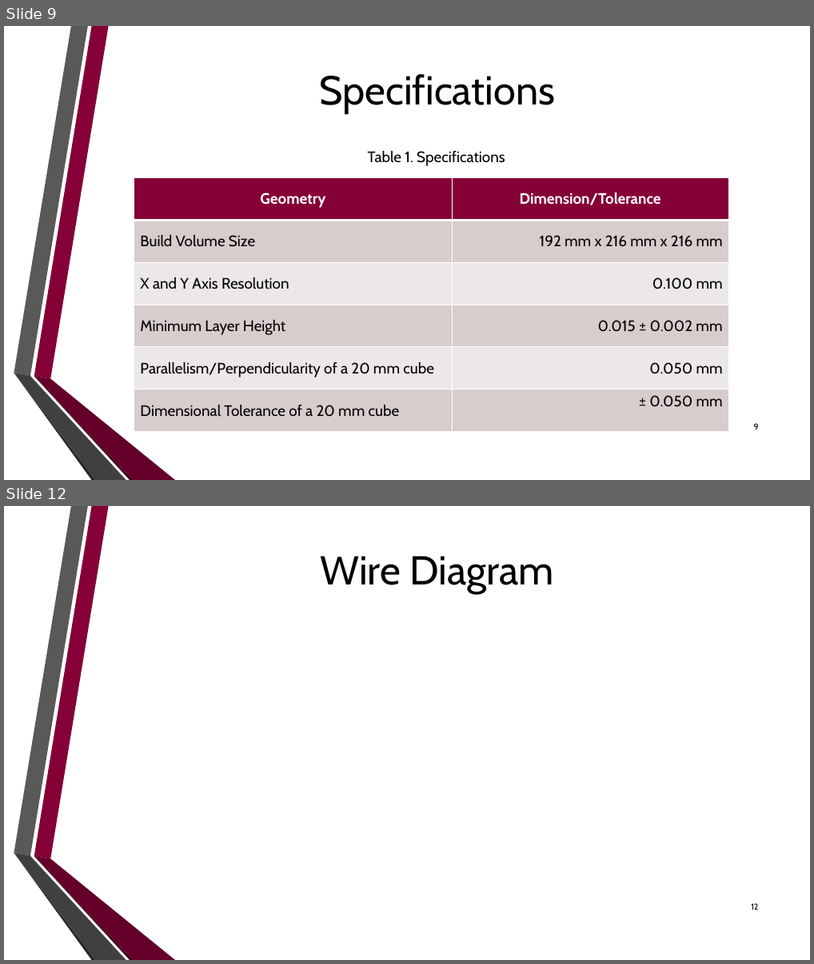
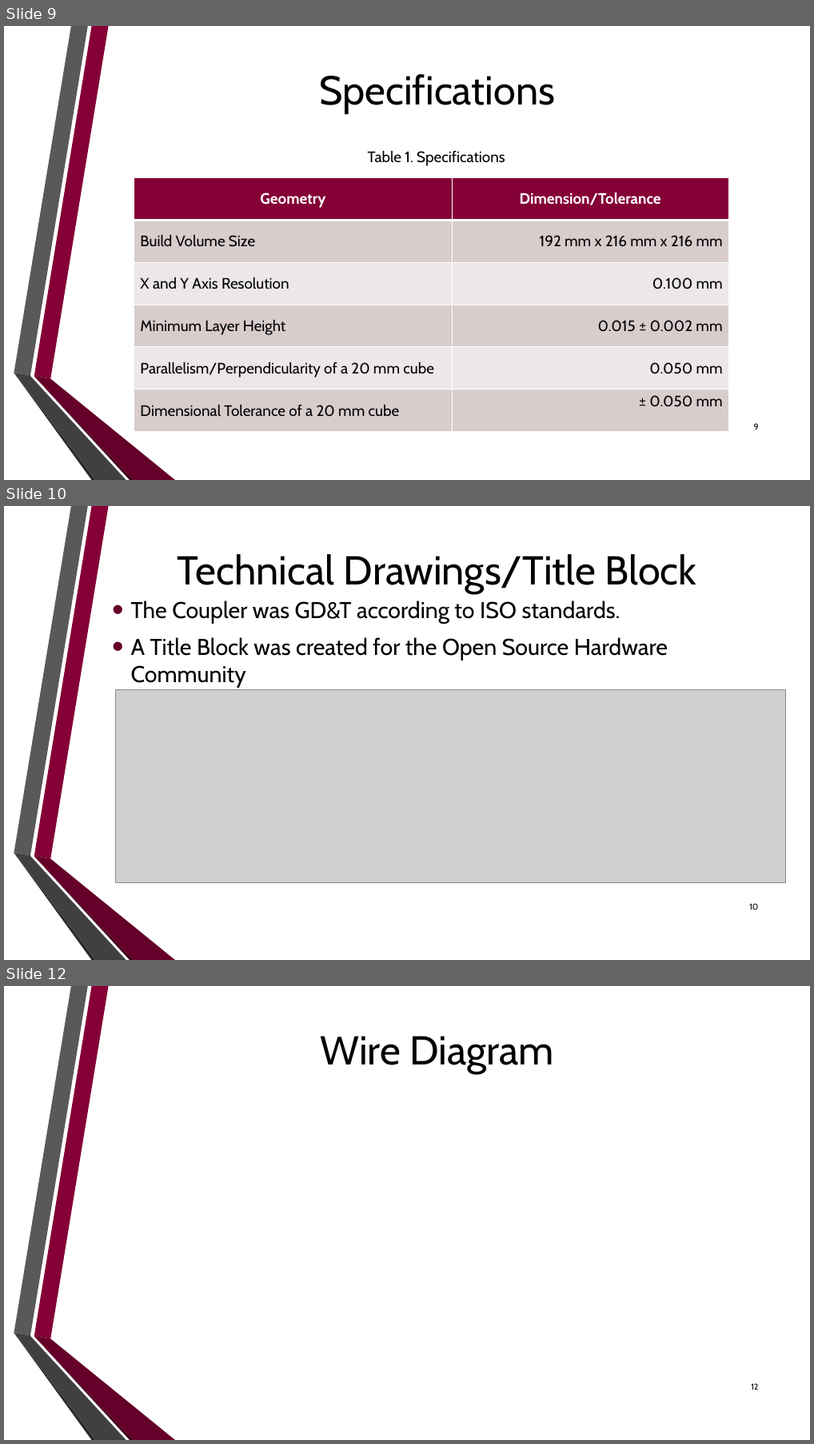
Before and after one commit to dan-olsen/SeniorDesign, a slide deck: Presentations/DesignPres/DesignPres-75.pptx. Shown one above the other, each under a label of ours: slides 9 and 12 before the commit, slides 9, 10 and 12 after it; the slides between them are not shown. The pictures are 814x964 and 814x1444 pixels, drawn with LibreOffice and Linux fonts; fonts in the diff are those of the drawing; grey boxes stand for pictures; background and template pictures are left out. Boxes give left, top, right and bottom in pixels: in the first picture for what was removed or moved away, otherwise in the second. Text is boxed around its words. In the diff, an @@ line names an element or a change of style, - is before the commit and + after.

```diff
--- a/Presentations/DesignPres/DesignPres-75.pptx
+++ b/Presentations/DesignPres/DesignPres-75.pptx
@@ slide 10 added at (4, 506, 810, 960), background picture (left out); not listed: 6 template elements that a slide beside it also shows @@
@@ title added at (178, 554, 698, 593), 48 pt, text #000000 @@
+Technical Drawings/Title Block
@@ text added at (131, 600, 668, 688), 27.2 pt, text #000000 @@
+• The Coupler was GD&T according to ISO standards.
+• A Title Block was created for the Open Source Hardware Community
@@ picture added at (116, 689, 786, 883) @@
@@ page number added at (750, 903, 758, 909), 10 pt, text #000000 @@
+10
```
Also in this commit, not shown: 1 other slide added, 2 slides removed.
